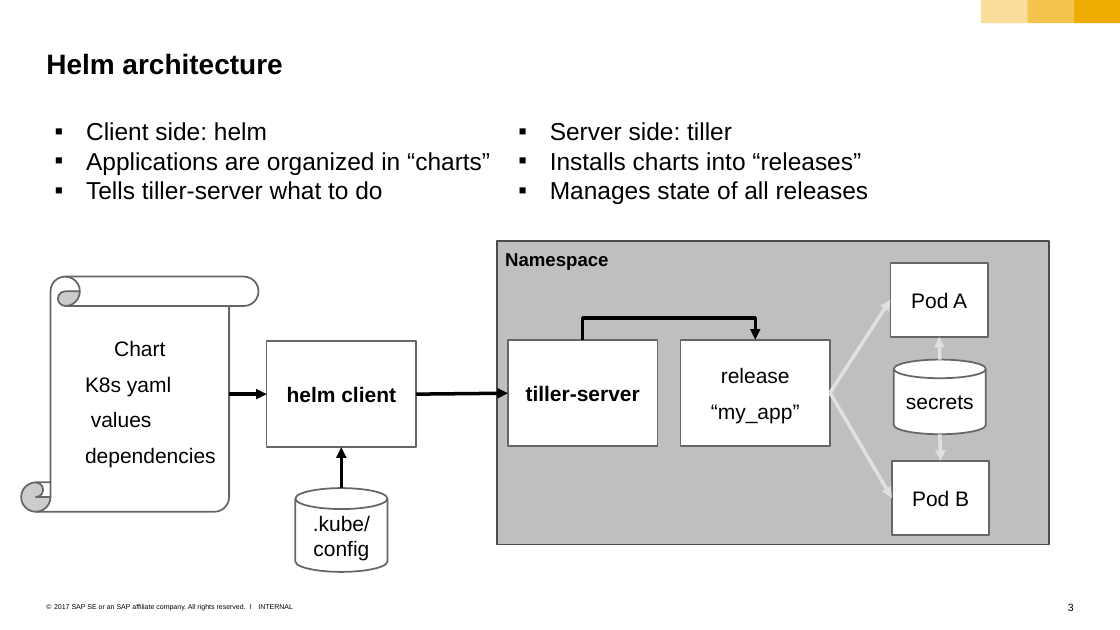
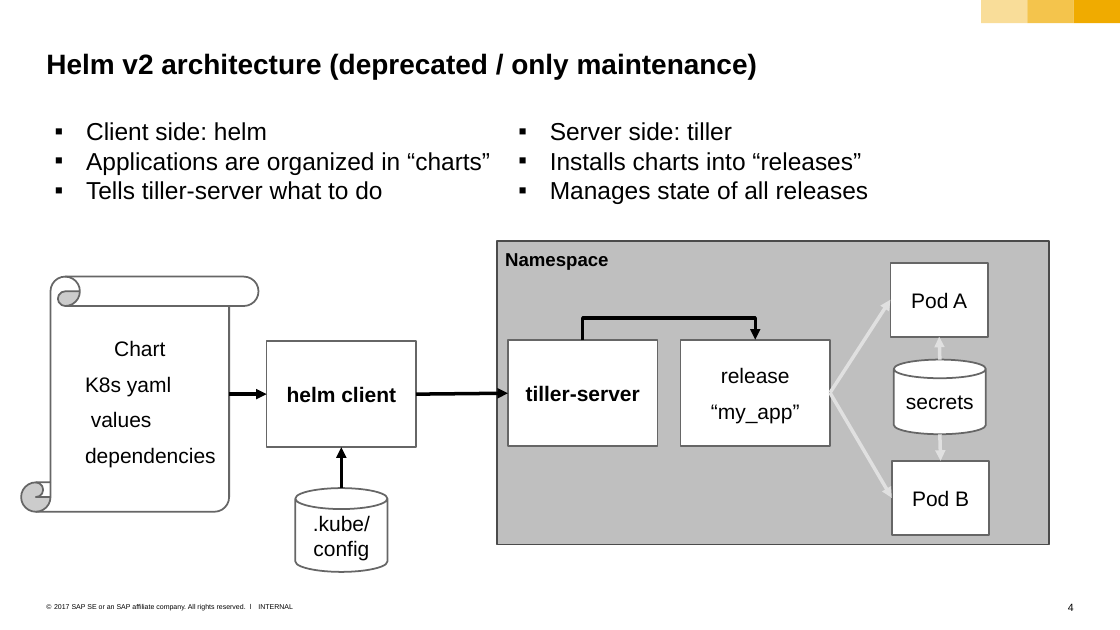
Before and after one commit to cuijiyao01/docker-k8s-training, a slide deck: slide 4 of kubernetes/12_helm.pptx (slide 3 before the commit). Drawn at 1120x630 pixels with LibreOffice and Linux fonts; fonts in the diff are those of the drawing. Boxes give left, top, right and bottom in pixels: in the first picture for what was removed or moved away, otherwise in the second. Text is boxed around its words. In the diff, an @@ line names an element or a change of style, - is before the commit and + after.

Commit message:
adapt to helm v3

```diff
--- a/kubernetes/12_helm.pptx
+++ b/kubernetes/12_helm.pptx
@@ title at box(46, 53, 757, 79): text changed @@
-Helm architecture
+Helm v2 architecture (deprecated / only maintenance)
@@ page number at box(1068, 603, 1074, 611): text changed @@
-3
+4
```
Also in this commit, not shown: 3 other slides changed, 1 slide added.
